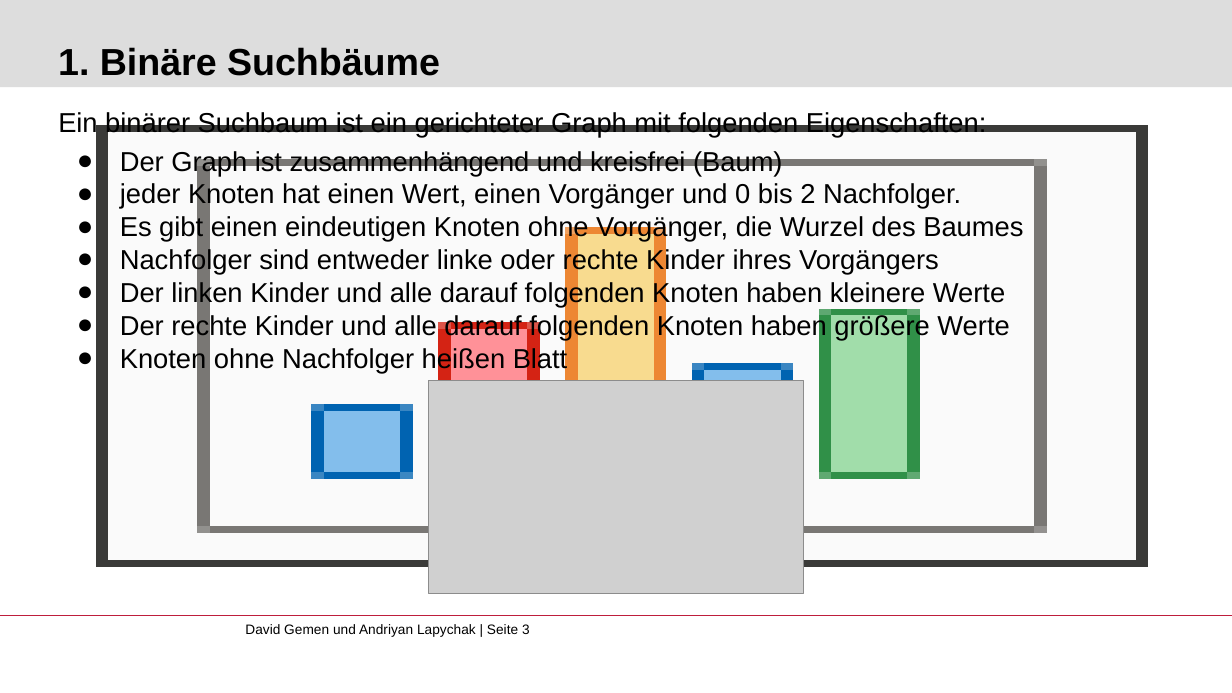
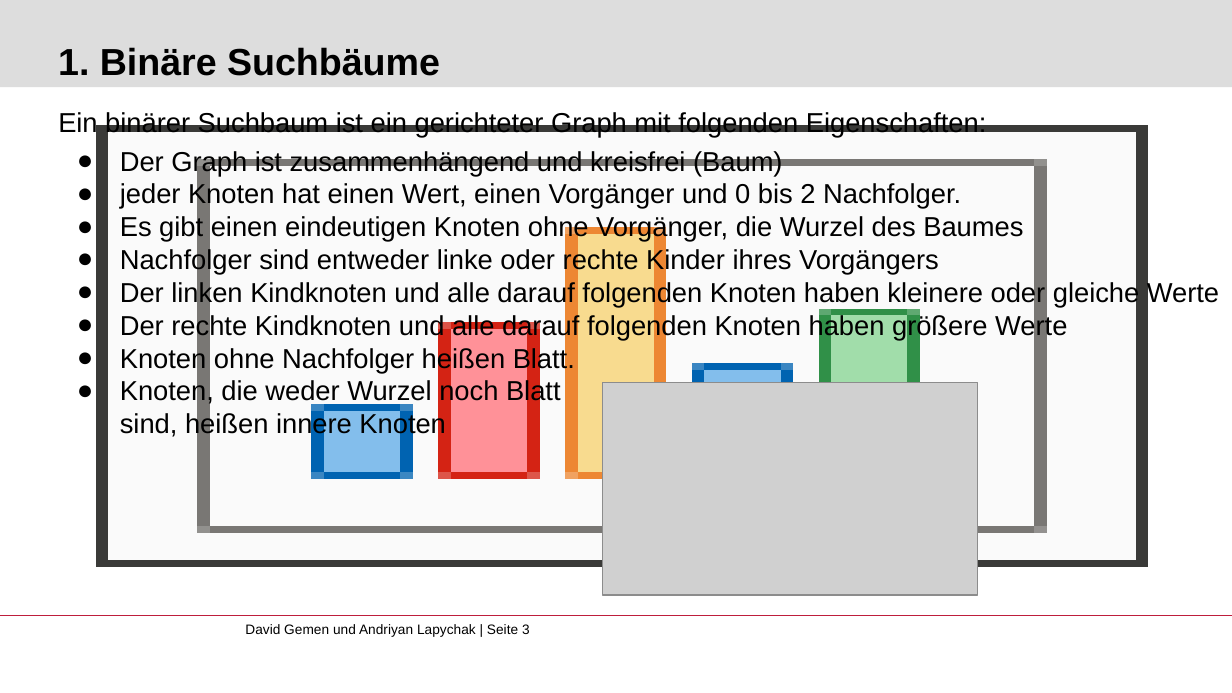
Before and after one commit to gemdav/Programmieren-1-Tutorium, a slide deck: slide 3 of slides/10_recursion_2.pptx. Drawn at 1232x693 pixels with LibreOffice and Linux fonts; fonts in the diff are those of the drawing; grey boxes stand for pictures; background and template pictures are left out. Boxes give left, top, right and bottom in pixels: in the first picture for what was removed or moved away, otherwise in the second. Text is boxed around its words. In the diff, an @@ line names an element or a change of style, - is before the commit and + after.

```diff
--- a/slides/10_recursion_2.pptx
+++ b/slides/10_recursion_2.pptx
@@ text at (120, 281, 1219, 439): text changed @@
-● Der linken Kinder und alle darauf folgenden Knoten haben kleinere Werte
-● Der rechte Kinder und alle darauf folgenden Knoten haben größere Werte
-● Knoten ohne Nachfolger heißen Blatt
+● Der linken Kindknoten und alle darauf folgenden Knoten haben kleinere oder gleiche Werte
+● Der rechte Kindknoten und alle darauf folgenden Knoten haben größere Werte
+● Knoten ohne Nachfolger heißen Blatt.
+● Knoten, die weder Wurzel noch Blatt
+  sind, heißen innere Knoten
@@ picture: place and size @@
-picture at (429, 381, 804, 594)
+picture at (602, 382, 978, 595)
```
Also in this commit, not shown: 1 other slide changed, 10 other files.
